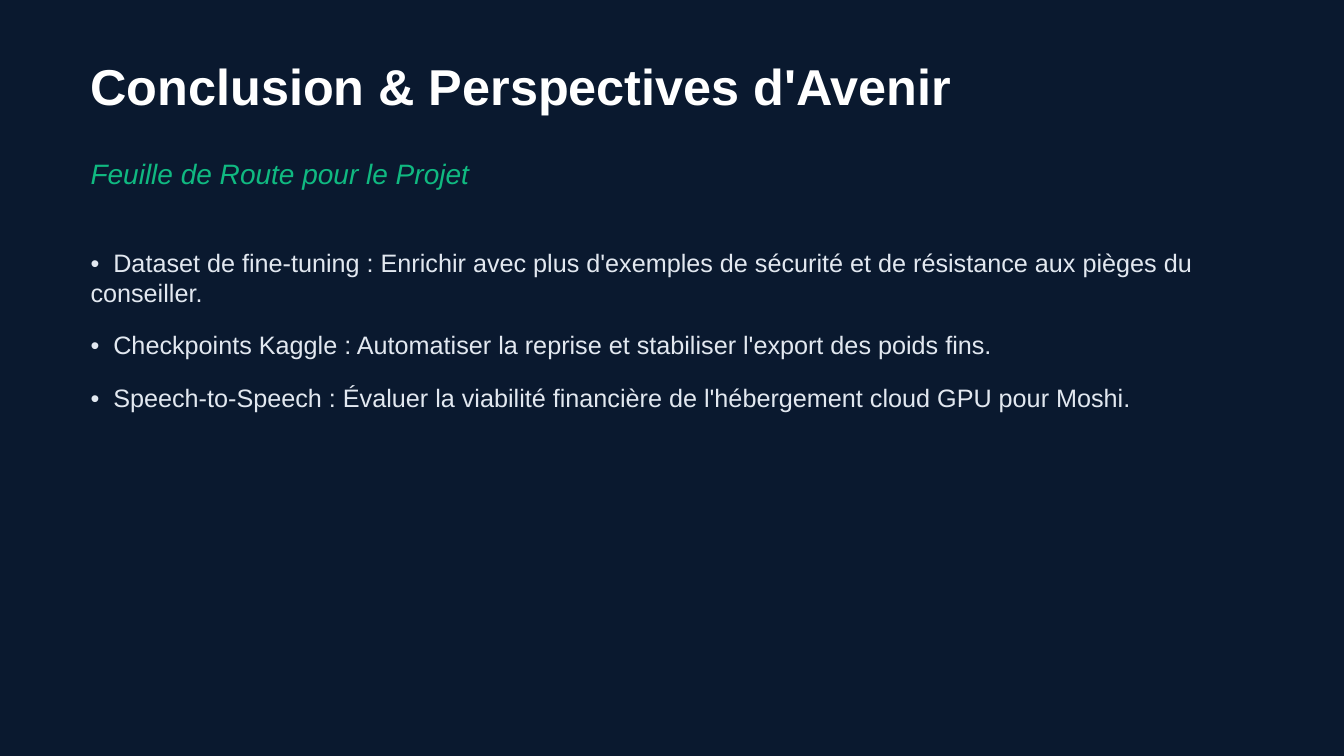
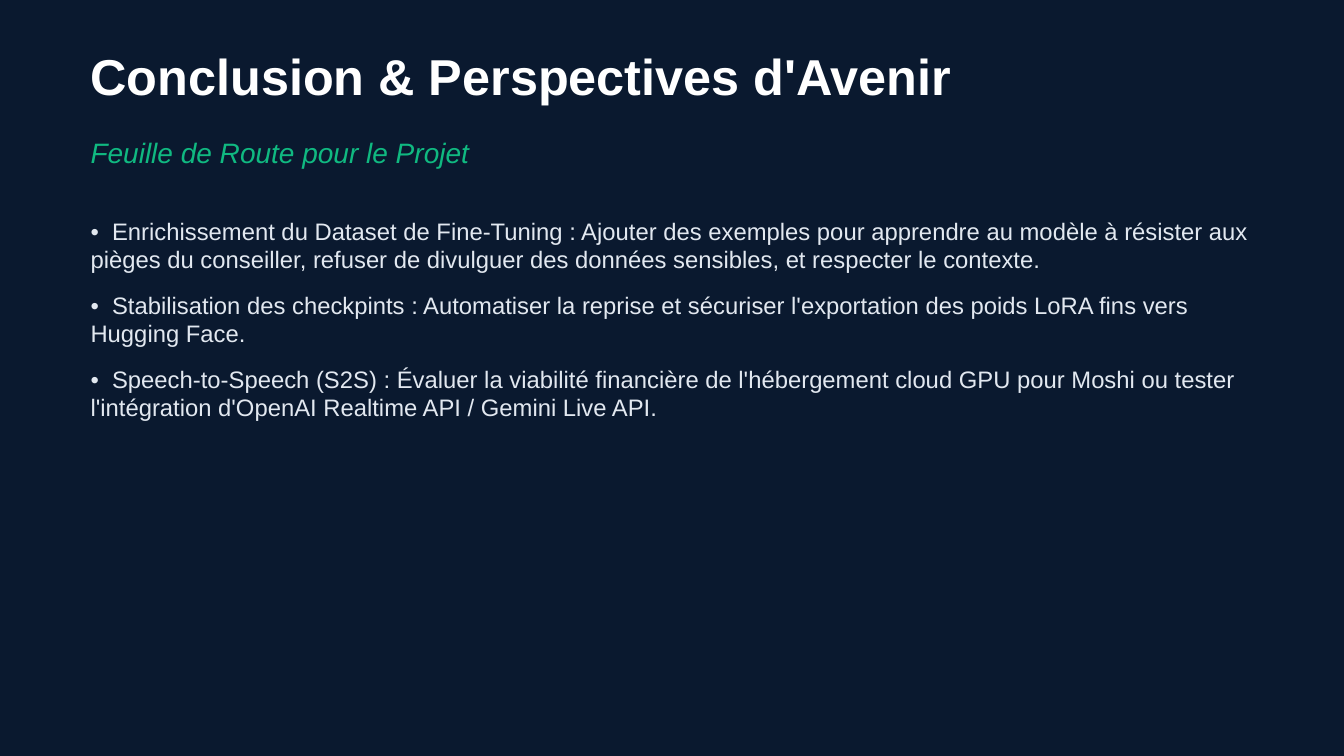
Before and after one commit to OrensObenas/BMCI_Voice_Test, a slide deck: slide 10 of presentation_bmci_livekit.pptx. Drawn at 1344x756 pixels with LibreOffice and Linux fonts; fonts in the diff are those of the drawing. Boxes give left, top, right and bottom in pixels: in the first picture for what was removed or moved away, otherwise in the second. Text is boxed around its words. In the diff, an @@ line names an element or a change of style, - is before the commit and + after.

Commit message:
docs: enrich PowerPoint slides with much more material and technical information

```diff
--- a/presentation_bmci_livekit.pptx
+++ b/presentation_bmci_livekit.pptx
@@ text "Conclusion & Perspectives d'Avenir": place and size @@
-text "Conclusion & Perspectives d'Avenir" at <box>91,68,952,115</box>
+text "Conclusion & Perspectives d'Avenir" at <box>91,58,952,105</box>
@@ text "Feuille de Route pour le ...": place and size @@
-text "Feuille de Route pour le ..." at <box>91,163,469,189</box>
+text "Feuille de Route pour le ..." at <box>91,142,469,169</box>
@@ text at <box>91,222,1247,421</box>: text changed; size 18 to 17 pt @@
-• Dataset de fine-tuning : Enrichir avec plus d'exemples de sécurité et de résistance aux pièges du conseiller.
-• Checkpoints Kaggle : Automatiser la reprise et stabiliser l'export des poids fins.
-• Speech-to-Speech : Évaluer la viabilité financière de l'hébergement cloud GPU pour Moshi.
+• Enrichissement du Dataset de Fine-Tuning : Ajouter des exemples pour apprendre au modèle à résister aux pièges du conseiller, refuser de divulguer des données sensibles, et respecter le contexte.
+• Stabilisation des checkpints : Automatiser la reprise et sécuriser l'exportation des poids LoRA fins vers Hugging Face.
+• Speech-to-Speech (S2S) : Évaluer la viabilité financière de l'hébergement cloud GPU pour Moshi ou tester l'intégration d'OpenAI Realtime API / Gemini Live API.
```
Also in this commit, not shown: 9 other slides changed.
